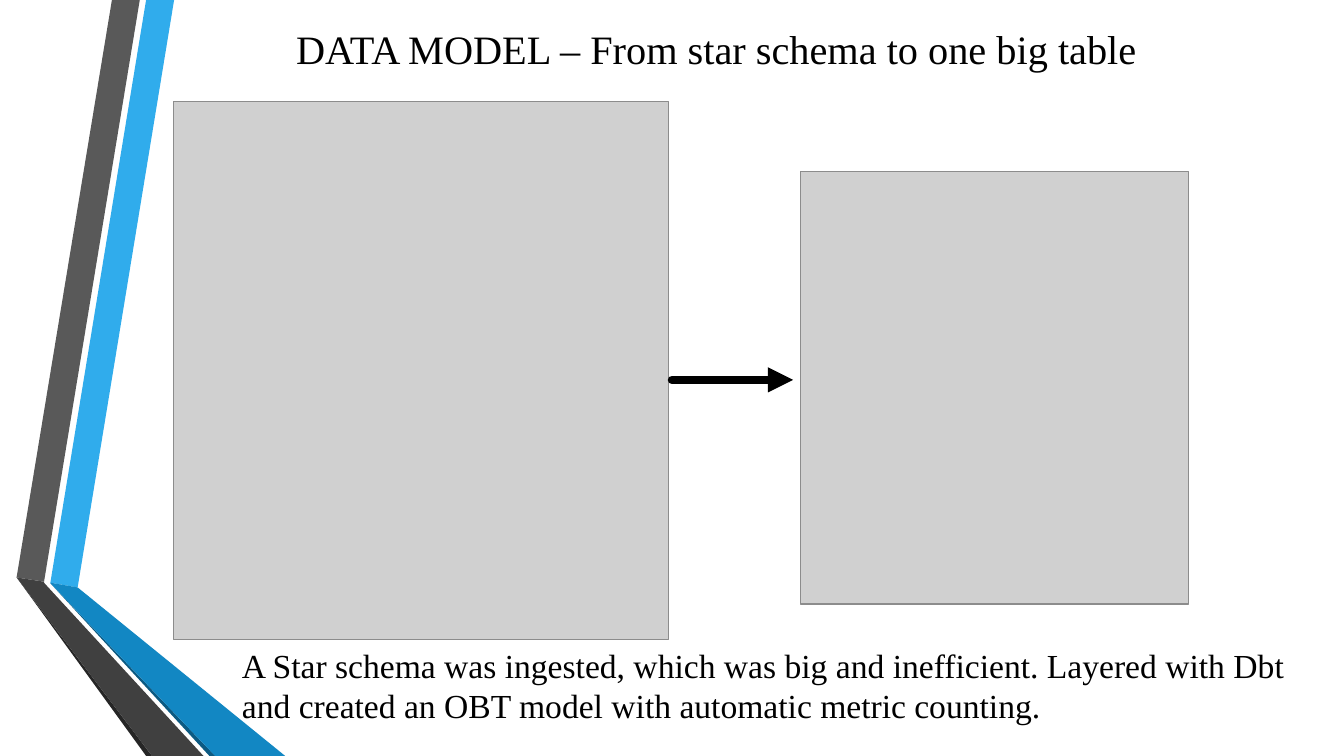
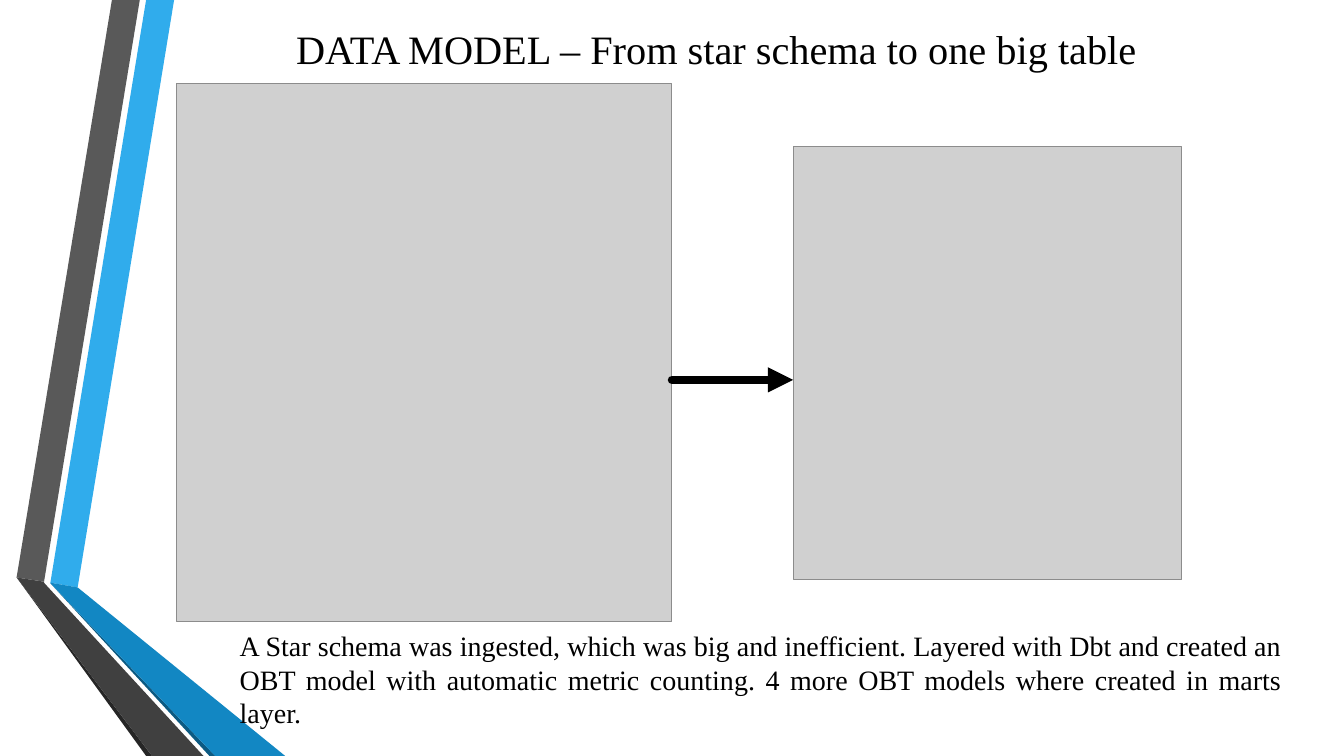
Before and after one commit to BenatrixB/data-portfolio-projects, a slide deck: slide 4 of deliverables/Maven_toys_report.pptx. Drawn at 1344x756 pixels with LibreOffice and Linux fonts; fonts in the diff are those of the drawing; grey boxes stand for pictures; background and template pictures are left out. Boxes give left, top, right and bottom in pixels: in the first picture for what was removed or moved away, otherwise in the second. Text is boxed around its words. In the diff, an @@ line names an element or a change of style, - is before the commit and + after.

```diff
--- a/deliverables/Maven_toys_report.pptx
+++ b/deliverables/Maven_toys_report.pptx
@@ picture: place and size @@
-picture at box(173, 101, 668, 639)
+picture at box(177, 84, 673, 622)
@@ picture: place and size @@
-picture at box(801, 171, 1189, 604)
+picture at box(793, 146, 1182, 579)
@@ text at box(240, 636, 1281, 729): text changed; size 24 to 20 pt @@
-A Star schema was ingested, which was big and inefficient. Layered with Dbt and created an OBT model with automatic metric counting.
+A Star schema was ingested, which was big and inefficient. Layered with Dbt and created an OBT model with automatic metric counting. 4 more OBT models where created in marts layer.
```
Also in this commit, not shown: 2 other slides changed, 8 slides added, 15 other files.
